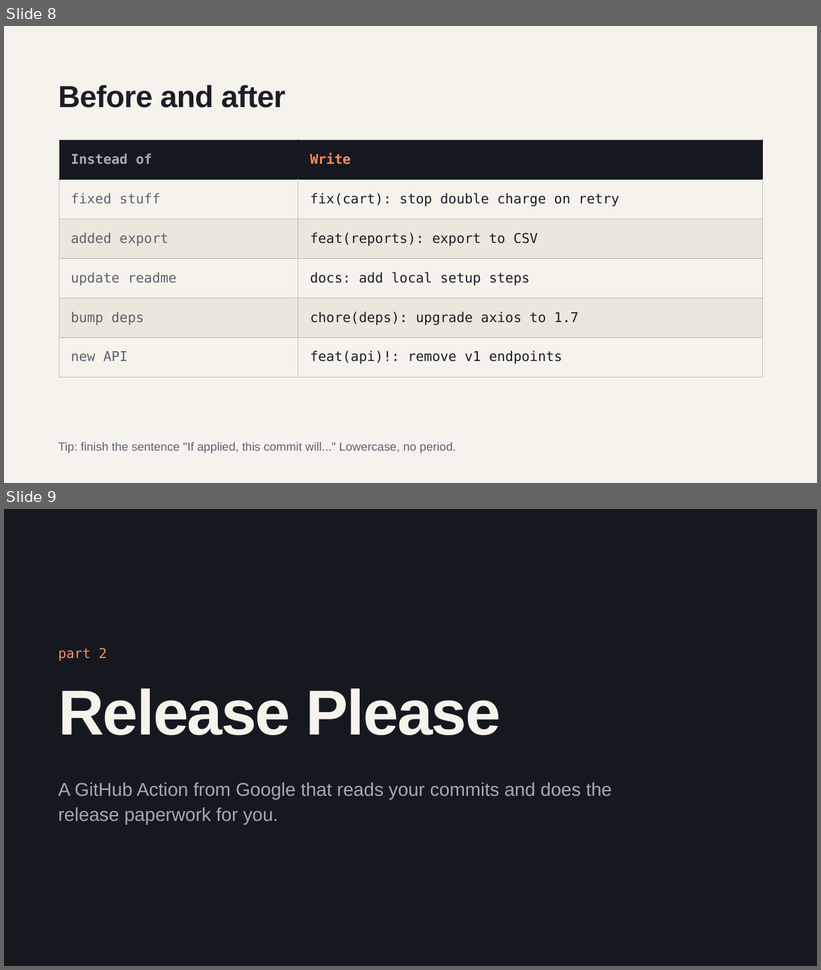
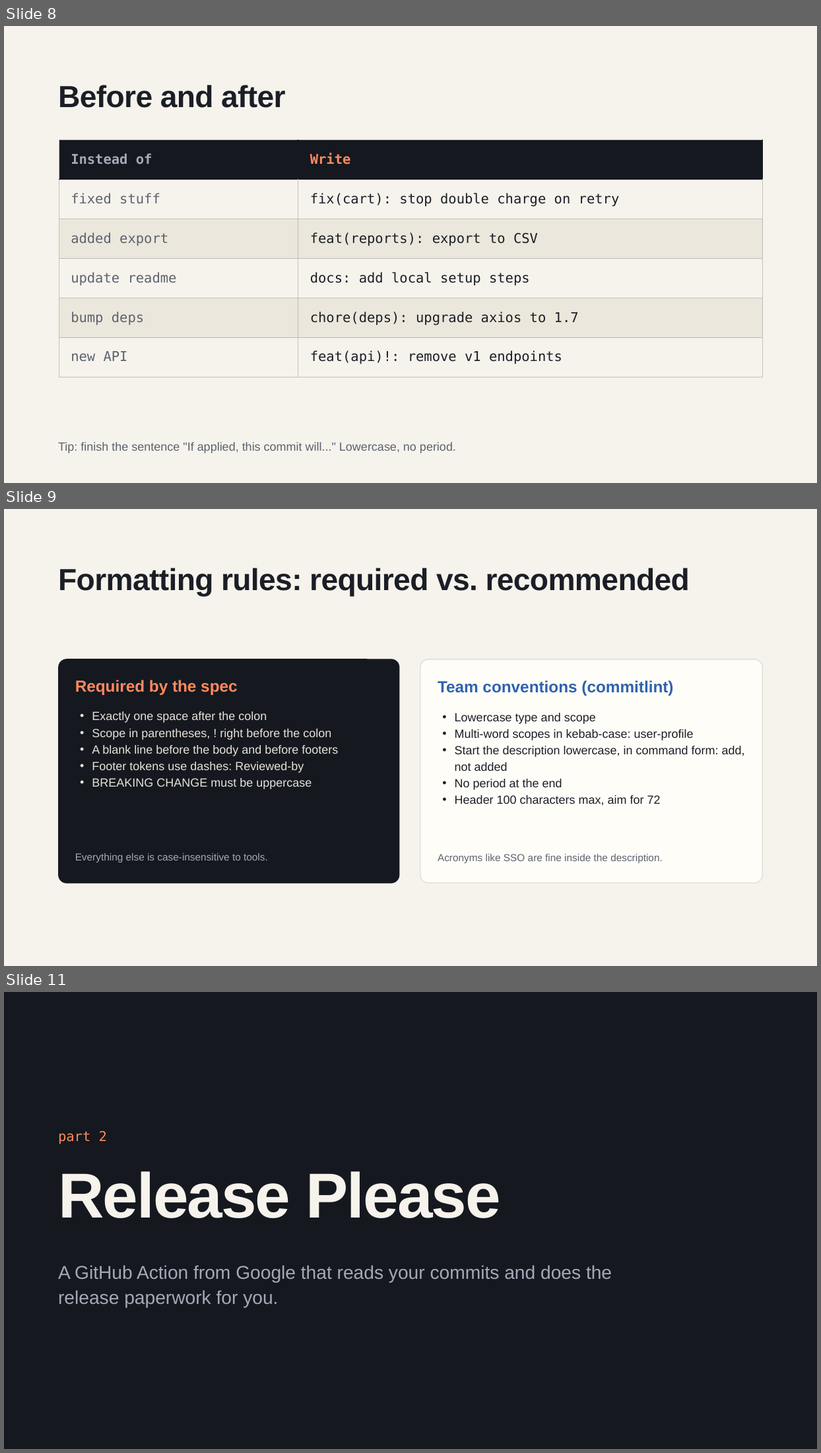
Before and after one commit to ekbrothers/github-msteams-notification-ru-workflow, a slide deck: docs/Conventional_Commits_and_Release_Please.pptx. Shown one above the other, each under a label of ours: slides 8 and 9 before the commit, slides 8, 9 and 11 after it; the slides between them are not shown. The pictures are 821x970 and 821x1453 pixels, drawn with LibreOffice and Linux fonts; fonts in the diff are those of the drawing. Boxes give left, top, right and bottom in pixels: in the first picture for what was removed or moved away, otherwise in the second. Text is boxed around its words. In the diff, an @@ line names an element or a change of style, - is before the commit and + after.

```diff
--- a/docs/Conventional_Commits_and_Release_Please.pptx
+++ b/docs/Conventional_Commits_and_Release_Please.pptx
@@ slide 9 added at bbox=[4, 509, 817, 966], background #F6F3EC @@
@@ title added at bbox=[58, 568, 690, 597], 36 pt, text #1B1E26, bold @@
+Formatting rules: required vs. recommended
@@ rounded rectangle added at bbox=[58, 659, 400, 883], fill #15181F @@
@@ rounded rectangle added at bbox=[420, 659, 763, 883], fill #FFFDF8, outline #E2DDD2 1 pt @@
@@ text added at bbox=[75, 680, 237, 695], 19 pt, text #FF8A5C, bold @@
+Required by the spec
@@ text added at bbox=[438, 681, 673, 696], 19 pt, text #2F62B0, bold @@
+Team conventions (commitlint)
@@ text added at bbox=[92, 712, 338, 789], 14 pt, text #E6E2D8 @@
+• Exactly one space after the colon
+• Scope in parentheses, ! right before the colon
+• A blank line before the body and before footers
+• Footer tokens use dashes: Reviewed-by
+• BREAKING CHANGE must be uppercase
@@ text added at bbox=[455, 713, 745, 806], 14 pt, text #1B1E26 @@
+• Lowercase type and scope
+• Multi-word scopes in kebab-case: user-profile
+• Start the description lowercase, in command form: add, not added
+• No period at the end
+• Header 100 characters max, aim for 72
@@ text added at bbox=[75, 854, 268, 863], 12 pt, text #A3A9B6 @@
+Everything else is case-insensitive to tools.
@@ text added at bbox=[438, 854, 663, 863], 12 pt, text #5D6270 @@
+Acronyms like SSO are fine inside the description.
@@ what was slide 9 is now slide 11 @@
```
Also in this commit, not shown: 4 other slides added, 1 slide removed.
